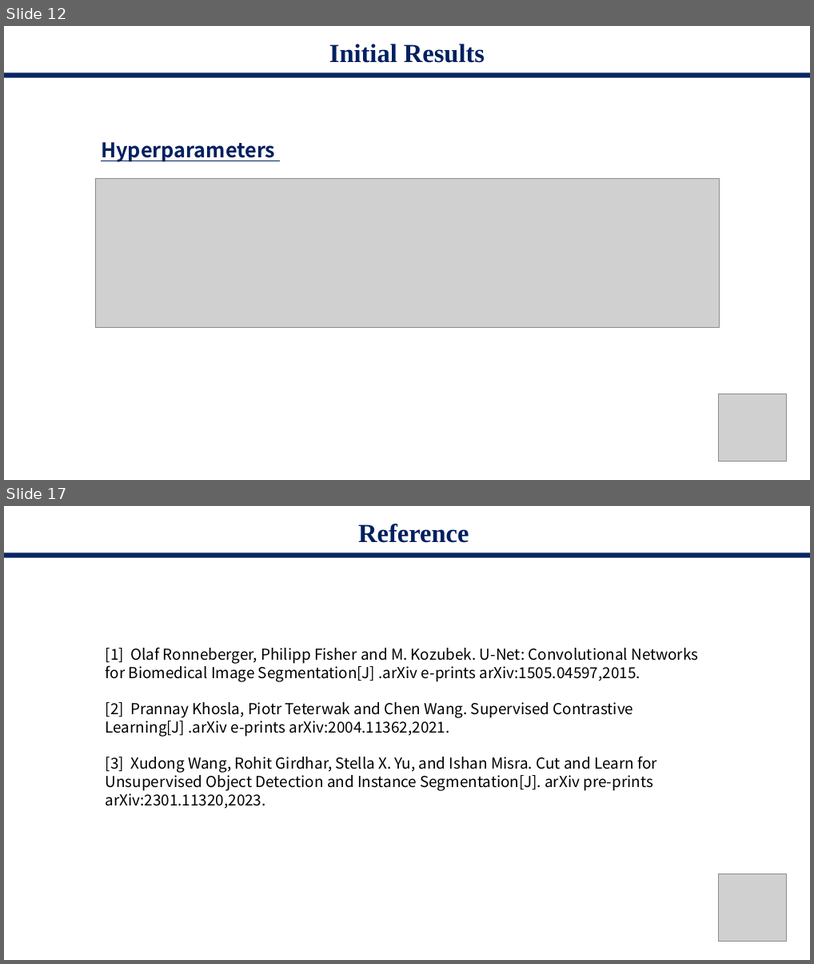
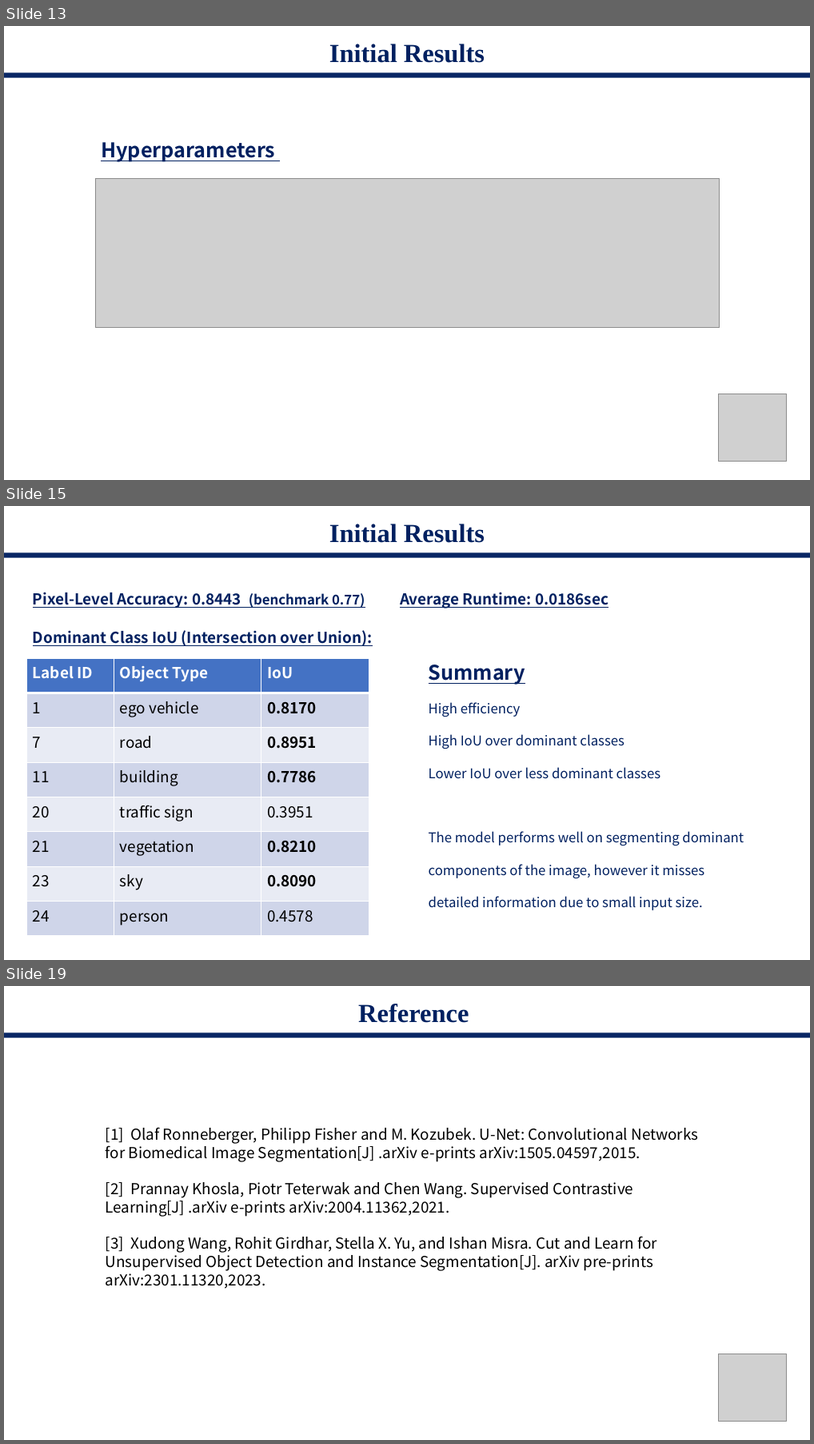
Before and after one commit to starga2er777/CS405_Project_SUSTech, a slide deck: proposal.pptx. Shown one above the other, each under a label of ours: slides 12 and 17 before the commit, slides 13, 15 and 19 after it; the slides between them are not shown. The pictures are 814x964 and 814x1444 pixels, drawn with LibreOffice and Linux fonts; fonts in the diff are those of the drawing; grey boxes stand for pictures. Boxes give left, top, right and bottom in pixels: in the first picture for what was removed or moved away, otherwise in the second. Text is boxed around its words. In the diff, an @@ line names an element or a change of style, - is before the commit and + after.

```diff
--- a/proposal.pptx
+++ b/proposal.pptx
@@ slide 15 added at bbox=[4, 506, 810, 960], background #FFFFFF @@
@@ title added at bbox=[330, 524, 485, 543], 31 pt, text #002060, bold @@
+Initial Results
@@ rectangle added at bbox=[4, 552, 810, 557], fill #002060 at 97% opacity @@
@@ text added at bbox=[33, 592, 365, 608], 18 pt, text #002060, bold, underline @@
+Pixel-Level Accuracy: 0.8443 (benchmark 0.77)
@@ text added at bbox=[400, 592, 609, 608], 18 pt, text #002060, bold, underline @@
+Average Runtime: 0.0186sec
@@ text added at bbox=[33, 630, 373, 646], 18 pt, text #002060, bold, underline @@
+Dominant Class IoU (Intersection over Union):
@@ table added at bbox=[26, 659, 369, 936], 8 rows, 3 columns @@
+Label ID | Object Type | IoU
+1 | ego vehicle | 0.8170
+7 | road | 0.8951
+11 | building | 0.7786
+20 | traffic sign | 0.3951
+21 | vegetation | 0.8210
+23 | sky | 0.8090
+24 | person | 0.4578
@@ text added at bbox=[429, 664, 744, 910], 16 pt, text #002060 @@
+Summary
+High efficiency
+High IoU over dominant classes
+Lower IoU over less dominant classes
+The model performs well on segmenting dominant components of the image, however it misses detailed information due to small input size.
@@ what was slide 12 is now slide 13 @@
@@ what was slide 17 is now slide 19 @@
```
Also in this commit, not shown: 5 slides changed, 2 other slides added, 1 slide removed.
